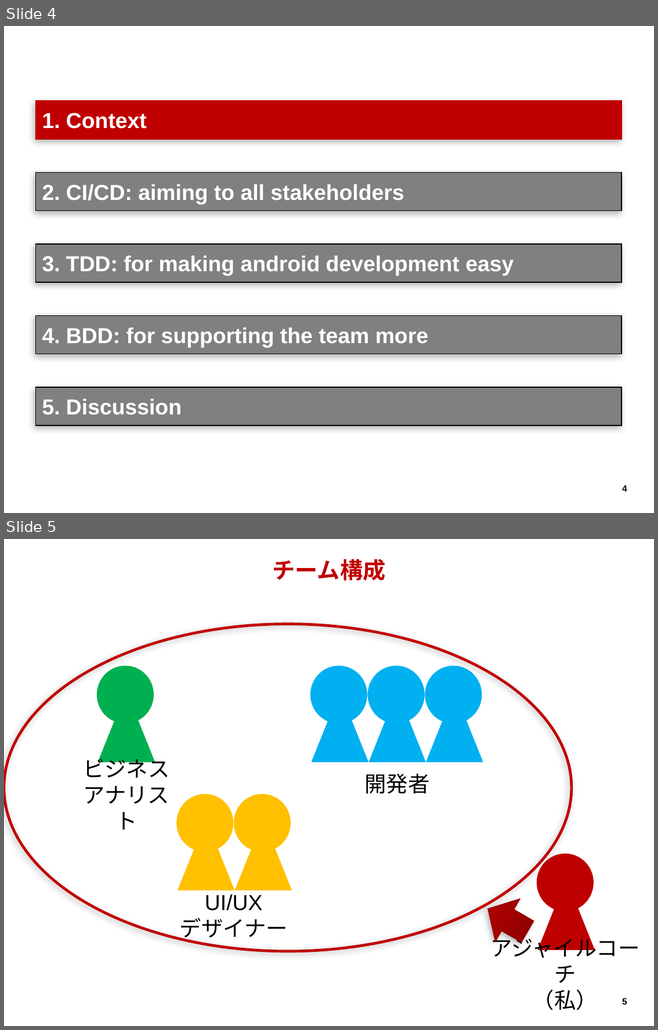
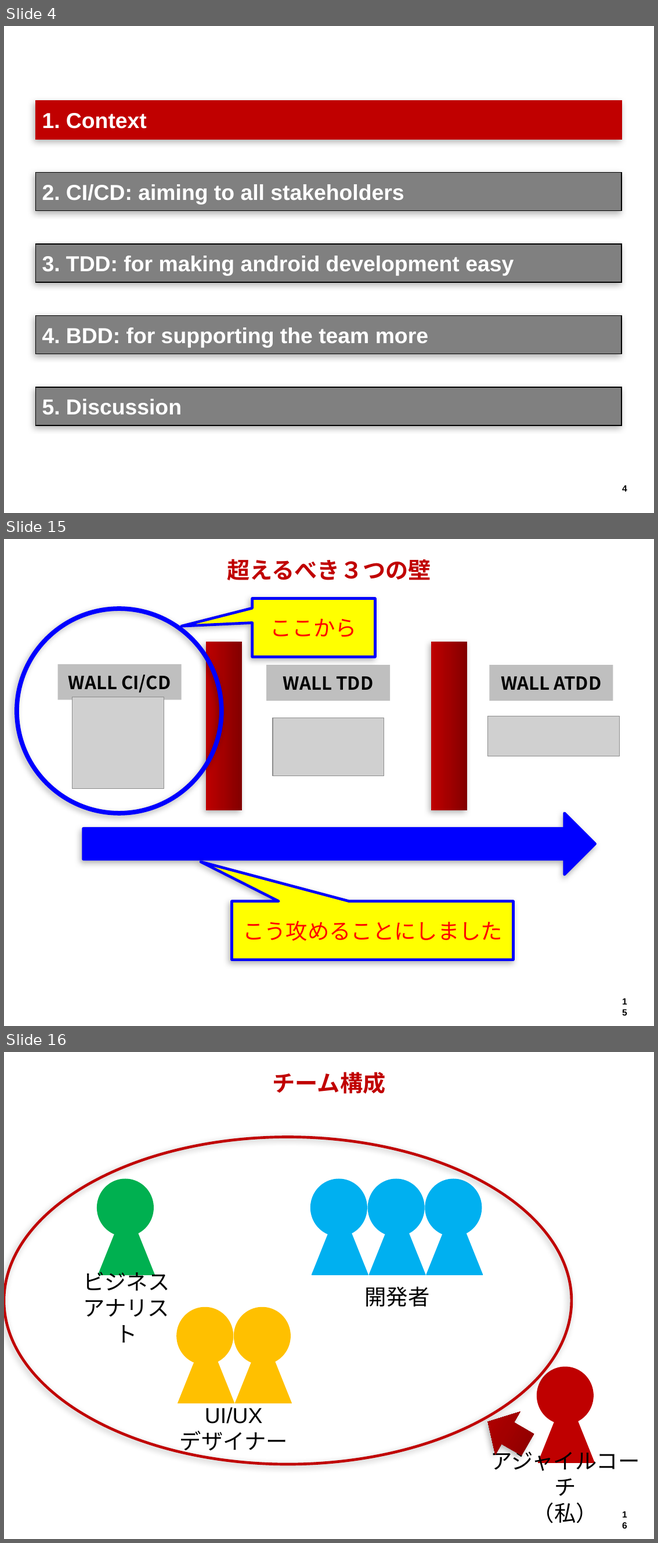
Before and after one commit to hageyahhoo/agile2014, a slide deck: presentations/TechnologyDrivenDevelopment.pptx. Shown one above the other, each under a label of ours: slides 4 and 5 before the commit, slides 4, 15 and 16 after it; the slides between them are not shown. The pictures are 658x1030 and 658x1543 pixels, drawn with LibreOffice and Linux fonts; fonts in the diff are those of the drawing; grey boxes stand for pictures; background and template pictures are left out. Boxes give left, top, right and bottom in pixels: in the first picture for what was removed or moved away, otherwise in the second. Text is boxed around its words. In the diff, an @@ line names an element or a change of style, - is before the commit and + after.

```diff
--- a/presentations/TechnologyDrivenDevelopment.pptx
+++ b/presentations/TechnologyDrivenDevelopment.pptx
@@ slide 15 added at (4, 539, 654, 1026), background #FFFFFF; not listed: 1 template element that a slide beside it also shows @@
@@ title added at (227, 559, 431, 581), 25.2 pt, text #C00000, bold @@
+超えるべき３つの壁
@@ speech box added at (252, 599, 375, 657), fill #FFFF00, outline #0000FF 3 pt, 24 pt, text #FF0000 @@
+ここから
@@ ellipse added at (17, 609, 221, 813), outline #0000FF 5 pt @@
@@ rectangle added at (206, 642, 242, 810), fill gradient #820000 to #A30000 to #BF0000 @@
@@ rectangle added at (431, 642, 466, 810), fill gradient #820000 to #A30000 to #BF0000 @@
@@ rectangle added at (58, 664, 181, 700), fill #BFBFBF, 20 pt, text #000000, bold @@
+WALL CI/CD
@@ rectangle added at (266, 665, 390, 701), fill #BFBFBF, 20 pt, text #000000, bold @@
+WALL TDD
@@ rectangle added at (489, 665, 612, 701), fill #BFBFBF, 20 pt, text #000000, bold @@
+WALL ATDD
@@ picture added at (72, 697, 164, 788) @@
@@ picture added at (273, 718, 383, 776) @@
@@ picture added at (487, 716, 619, 756) @@
@@ right arrow added at (83, 813, 594, 874), fill #0000FF, outline #0000FF 3 pt @@
@@ speech box added at (231, 901, 513, 960), fill #FFFF00, outline #0000FF 3 pt, 24 pt, text #FF0000 @@
+こう攻めることにしました
@@ what was slide 5 is now slide 16 @@
@@ page number at (622, 1511, 627, 1529): text changed @@
-5
+16
```
Also in this commit, not shown: 1 slide changed, 10 other slides added.
